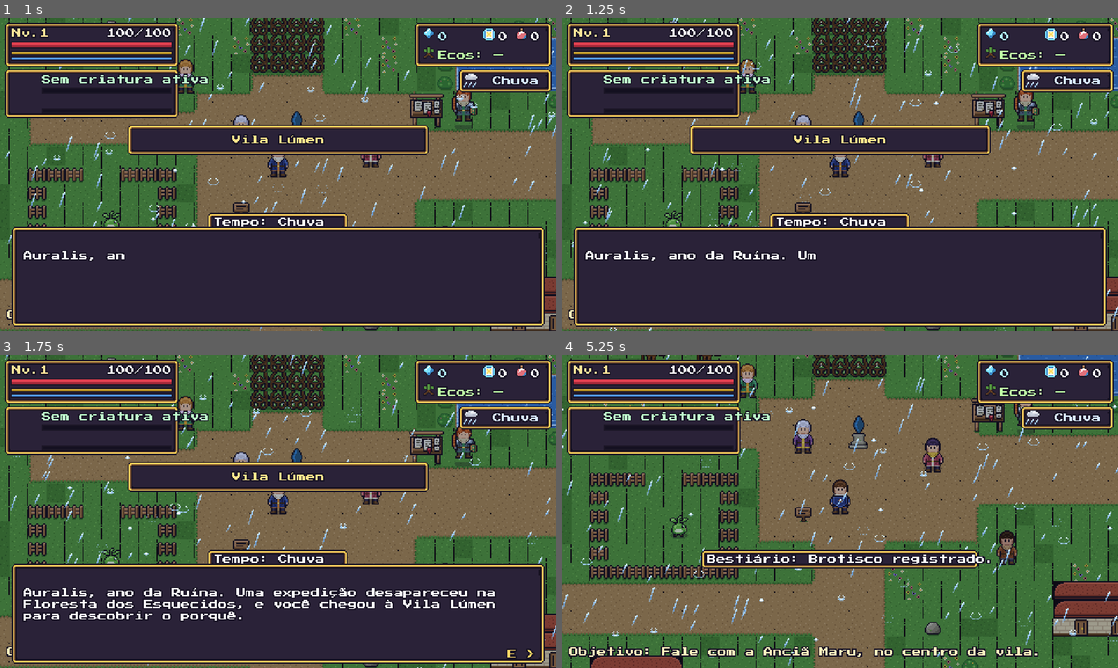
Above: before the commit, frames 1-4 (two rows, left to right).
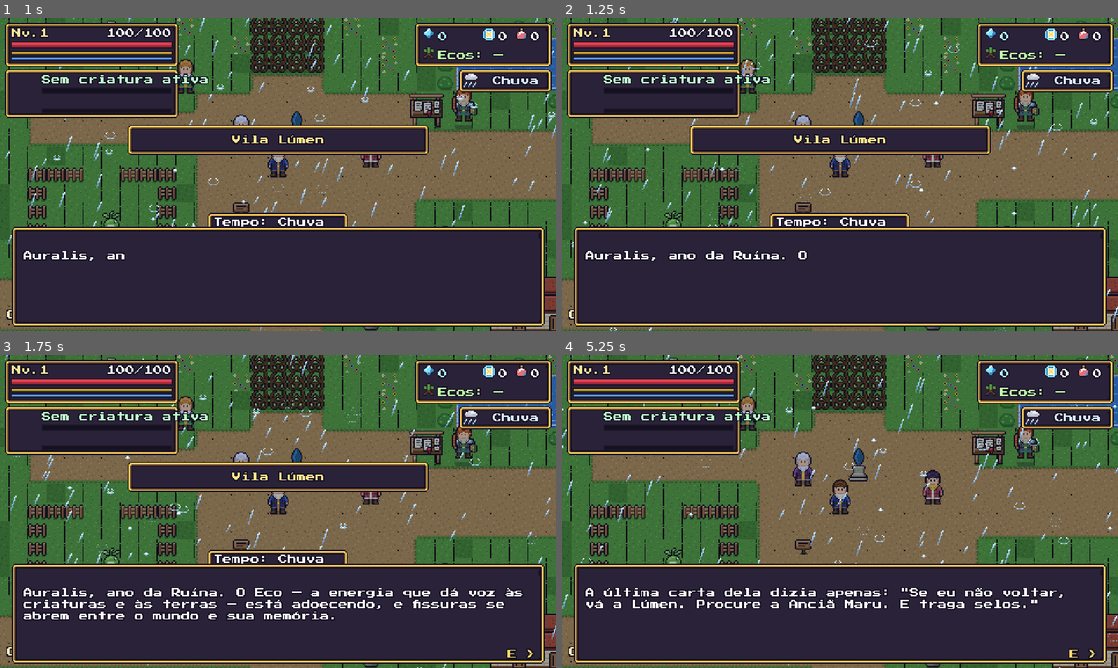
Above: after the commit, the same moments.

Repository: jaapa07/Claude
Game: Godot game, scene res://scenes/main.tscn
The game is run twice, just before and just after one commit, with the same random seed, the same clock (stepped at 60 frames per second) and the same inputs.
Inputs (mouse positions are in pixels of both pictures, inside the frame that each line leads up to):
- Up to frame 1 (1 s): tap Enter (ui_accept) at 0.5, 0.77 s; move the mouse to (400, 158) at 0.52 s; hold D (move_right) from 0.53 s (still down); hold K (guard) from 0.53 s (still down); click (400, 158) at 0.67 s
- Up to frame 2 (1.25 s): keep holding D (move_right); keep holding K (guard)
- Up to frame 3 (1.75 s): release D (move_right) at 1.25 s; release K (guard) at 1.25 s; drag from (166, 527) to (250, 574) at 1.27 s
- Up to frame 4 (5.25 s): move the mouse to (895, 442) at 2.02 s; hold D (move_right) 2.03-2.75 s; hold K (guard) 2.03-2.75 s; tap C (behavior) at 2.1 s; drag from (812, 574) to (673, 464) at 2.77 s; move the mouse to (1006, 558) at 3.52 s; hold A (move_left) 3.53-4.25 s; hold K (guard) 3.53-4.25 s; tap R (consumable) at 3.6 s; tap Enter (ui_accept) at 3.77 s; tap Escape (pause) at 4.15 s; drag from (673, 464) to (756, 433) at 4.27 s; move the mouse to (867, 511) at 5.02 s; hold S (move_down) from 5.03 s (still down); hold K (guard) from 5.03 s (still down); tap 1 (eco1) at 5.1 s; click (867, 511) at 5.17 s

Frame 1 is identical in both runs. In frame 2, less than 0.1% of the frame differs, in the area x 42-46%, y 74-78%; in frame 3, 1.5%; in frame 4, 52%, in the area x 0-100%, y 0-100%.

Commit message:
História: fio condutor da Mestra Ione, memórias dos guardiões, diário, falas e abertura reescritas, teste --historia
Co-Authored-By: Claude Opus 5.5 <noreply@anthropic.com>
Claude-Session: https://claude.ai/code/session_01SZRMGMxGYvxw7C5NivNDxm

Diff:
--- a/ecos_da_ruina/data/dialogs.json
+++ b/ecos_da_ruina/data/dialogs.json
@@ -19,15 +19,16 @@
   {
    "if": "ponte_minas",
    "lines": [
-    "Maru: A ponte de raízes nos devolveu o caminho... Os Ecos nos escolheram bem, Vinculador.",
-    "Maru: O capítulo da floresta termina aqui. As Minas da Brasa ainda estão por vir."
+    "Maru: A ponte de raízes nos devolveu o caminho. A Floresta respira, e o rastro de Ione segue para as Minas.",
+    "Maru: Quando encontrá-la, diga que o chá dela continua no caldeirão, esperando."
    ]
   },
   {
    "if": "cervo_morto",
    "lines": [
-    "Maru: As raízes recuaram! Você libertou a floresta do Cervo.",
-    "Maru: A família Corvelo voltou para casa. E o desfiladeiro ao norte está aberto — mas só a Raiz Viva constrói pontes sobre ele."
+    "Maru: As raízes recuaram... e a família Corvelo voltou para casa. Você libertou a floresta, criança.",
+    "Maru: A memória do Cervo mostrou o que eu temia: Ione ficou para trás para salvar os outros. Mas ela abriu caminho ao norte. Ela está viva.",
+    "Maru: O Desfiladeiro do Eco leva às Minas da Brasa. Só a Raiz Viva constrói pontes sobre a ravina — use o Eco que o Cervo te deixou."
    ]
   },
   {
@@ -47,10 +48,11 @@
   },
   {
    "lines": [
-    "Maru: Bem-vindo à Vila Lúmen, jovem Vinculador. Uma expedição sumiu na Floresta dos Esquecidos e raízes fecham os caminhos.",
-    "Maru: Os moradores ouvem as vozes dos desaparecidos à noite. Algo guarda o Santuário da Seiva.",
-    "Maru: Leve estes Selos de Vínculo. No campo de treino a oeste você aprende a lutar e a criar seu primeiro vínculo.",
-    "Maru: E mais: forme vínculo com as três criaturas da floresta — Brotisco, Lumipim e Cascalito. Elas evoluem e vão ajudar contra os guardiões."
+    "Maru: Então você é o aprendiz da Ione. Ela me escreveu que você viria — teimoso, ela disse, e de bom coração.",
+    "Maru: A expedição dela entrou na Floresta dos Esquecidos há três luas. Desde então as raízes fecham os caminhos e, à noite, ouvimos as vozes dos que sumiram.",
+    "Maru: Algo adoeceu o guardião do Santuário da Seiva. Se Ione está viva, o rastro dela começa lá.",
+    "Maru: Leve estes Selos de Vínculo. No campo de treino, a oeste, você aprende a lutar e a criar seu primeiro vínculo.",
+    "Maru: E forme vínculo com as três criaturas da floresta — Brotisco, Lumipim e Cascalito. Elas crescem com você e vão ajudar contra os guardiões."
    ],
    "set": [
     "falou_maru",
@@ -147,14 +149,15 @@
   },
   {
    "lines": [
-    "Pipo: Quando eu crescer vou ter um Lumipim só meu!"
+    "Pipo: A moça de capa azul me deu um Lumipim de pano antes de ir pro Santuário! Quando eu crescer, vou ter um de verdade."
    ]
   }
  ],
  "mae": [
   {
    "lines": [
-    "Dona Corvelo: Voltamos! Passamos meses presos entre as raízes, ouvindo vozes. Obrigada, de coração."
+    "Dona Corvelo: Voltamos! Passamos meses presos entre as raízes, ouvindo vozes.",
+    "Dona Corvelo: Uma moça de capa azul segurou as raízes para a gente fugir. Ela falava de você, sabia? 'Meu aprendiz vem buscar o resto.'"
    ]
   }
  ],
@@ -281,7 +284,8 @@
     "Doran: Um Vinculador! Desde que o Ferreiro Devorador acordou na Fundição, as forjas apagaram e o calor ruim tomou os túneis.",
     "Doran: Mineiros viraram sombras de si mesmos, jogando picaretas em quem passa. E os autômatos da Fundição voltaram a marchar.",
     "Doran: A Fundição fica ao norte. Vá pela Pedreira Oca (oeste) ou pelos Trilhos Fundidos (leste). Tome estes tônicos e selos.",
-    "Doran: A Mestra Ilda, na forja, melhora equipamentos. O Bento vende o que você precisar."
+    "Doran: A Mestra Ilda, na forja, melhora equipamentos. O Bento vende o que você precisar.",
+    "Doran: E tem outra coisa: os carrinhos de pedra-eco saem cheios para o sul e ninguém sabe quem paga. Se quiser respostas, comece pela Fundição."
    ],
    "set": [
     "falou_doran"
@@ -310,6 +314,7 @@
   {
    "lines": [
     "Ilda: Sou Ilda, mestra-forjadora. A grande forja está fria, mas a bigorna ainda canta.",
+    "Ilda: Uma vinculadora de capa azul passou por aqui faz umas luas. Perguntou de onde vinha o metal das correntes escuras... e eu não soube responder.",
     "Ilda: Traga minério de cobre, brasa viva e lingotes, e pague o carvão em fragmentos: melhoro sua arma, proteção e amuleto até +2.",
     "Ilda: Quando o Devorador cair e a grande forja acender, chego ao +3."
    ],
@@ -660,8 +665,10 @@
   {
    "lines": [
     "Um livro gasto se destaca na estante: Livro dos Guardiões.",
-    "\"Cinco guardiões mantinham o Eco em equilíbrio. Quando a Catedral tentou guardá-lo, eles adoeceram.\"",
-    "\"Cada guardião caído devolve à terra um Eco. Quem o carrega pode mudar o mundo — para o bem ou para o mal.\""
+    "\"Cinco guardiões mantinham o Eco em equilíbrio: Floresta, Minas, Pântano, Fortaleza e Catedral.\"",
+    "\"Quando o primeiro Arquivista tentou guardar todo o Eco na Catedral do Vazio, para que nada se perdesse, os guardiões adoeceram.\"",
+    "\"Cada guardião libertado devolve à terra um Eco. Quem o carrega pode mudar o mundo — para o bem ou para o mal.\"",
+    "Na margem, a letra de Ione: \"Quem é o Arquivista? Por que ninguém lembra o nome dele?\""
    ],
    "give": {
     "livro_guardioes": 1
@@ -724,6 +731,7 @@
    "unless": "saqueadores_ok",
    "lines": [
     "Bruna: Sou a Bruna, escudeira da vila. Domadores andam roubando selos no Bosque.",
+    "Bruna: Eles vendem as criaturas para gente de manto branco, com um olho fechado bordado. Ninguém sabe para onde levam.",
     "Bruna: Sozinho você não segura dois domadores com feras. Em dupla, sim.",
     "Bruna: Os contratos ficam no quadro ao lado. Aceite e eu vou junto."
    ],
@@ -779,7 +787,8 @@
     "Ilse: Um Vinculador... atravessou a ponte espiritual? Então o Olhar Velado é real.",
     "Ilse: Sou Ilse, capitã do que restou da guarnição. No dia do eclipse, o nosso comandante tirou o próprio rosto e virou o Cavaleiro Sem Rosto.",
     "Ilse: Os meus soldados foram arrastados para as sombras da Torre das Duas Sombras. Só sobraram as famílias, aqui no Refúgio.",
-    "Ilse: Leve estes tônicos. Liberte a torre e a estrada para a Catedral se abre."
+    "Ilse: Leve estes tônicos. Liberte a torre e a estrada para a Catedral se abre.",
+    "Ilse: Antes do eclipse fechar a ponte, uma vinculadora de capa azul cruzou por aqui rumo à Catedral. Disse que voltaria. Não voltou."
    ],
    "set": [
     "falou_ilse"
@@ -1053,7 +1062,8 @@
  "placa_catedral": [
   {
    "lines": [
-    "O selo externo da Catedral do Vazio pulsa, frio. O caminho continua... (Região 5 — Catedral do Vazio — em desenvolvimento.)"
+    "O selo externo da Catedral do Vazio pulsa, frio. Riscado na pedra, o sinal de mão do seu treino com Ione.",
+    "Ela passou por aqui. O caminho continua... (Região 5 — Catedral do Vazio — em desenvolvimento.)"
    ],
    "set": [
     "viu_selo_catedral"
--- a/ecos_da_ruina/data/items.json
+++ b/ecos_da_ruina/data/items.json
@@ -481,5 +481,41 @@
   "icone": 7,
   "folha": "icons_fortaleza",
   "desc": "Técnica do Rito do Eclipse: tecido de sombra que reduz 18% do dano recebido."
+ },
+ "pagina_ione_1": {
+  "nome": "Diário de Ione — Página 1",
+  "tipo": "historia",
+  "icone": 6,
+  "desc": "\"Dia 9 na Floresta. Os guardiões estão doentes, e não é doença da terra: há correntes de metal escuro presas aos santuários. Alguém está drenando o Eco. Se você estiver lendo isto, aprendiz: confie nas criaturas antes de confiar em mim.\""
+ },
+ "pagina_ione_2": {
+  "nome": "Diário de Ione — Página 2",
+  "tipo": "historia",
+  "icone": 6,
+  "desc": "\"Perdi a expedição nas raízes. Os Corvelo escaparam, os outros... não sei. Abri uma fenda com o diapasão e vou ao norte, às Minas. O metal das correntes vem de lá. Não me siga. (Eu sei que você vai seguir.)\""
+ },
+ "pagina_ione_3": {
+  "nome": "Diário de Ione — Página 3",
+  "tipo": "historia",
+  "icone": 6,
+  "desc": "\"A pedra-eco sai da Fundição em carrinhos e segue para o sul, para os pântanos, e de lá para a Catedral. Marco os vagões com giz. Os mineiros acham que trabalham para a Forja; trabalham para a Ordem do Vazio.\""
+ },
+ "pagina_ione_4": {
+  "nome": "Diário de Ione — Página 4",
+  "tipo": "historia",
+  "icone": 6,
+  "desc": "\"O Ferreiro forjou as correntes sem saber. Agora uma delas o devora. Quebrei um elo: o metal-eco canta quando está perto de outro igual. Vou usá-lo como bússola até a Catedral. A Bruxa do Pântano foi a próxima a ser presa.\""
+ },
+ "pagina_ione_6": {
+  "nome": "Diário de Ione — Última página",
+  "tipo": "historia",
+  "icone": 6,
+  "desc": "\"O Rei dos Ecos é Ivar, o primeiro Arquivista. Ele guardou o Eco de Auralis dentro de si para que nada se perdesse — e perdeu a si mesmo. As correntes não são para poder: são para lembrar, roubando a memória dos guardiões. Vou entrar. Se eu falhar, aprendiz, devolva a ele uma memória que seja dele.\""
+ },
+ "carta_arquivista": {
+  "nome": "Carta do Arquivista",
+  "tipo": "historia",
+  "icone": 6,
+  "desc": "Lacrada com o olho fechado da Ordem do Vazio: \"Vesna — cada fera vinculada carrega uma voz. Traga-as à Estrada Final. O Rei precisa de vozes para lembrar o próprio nome. — O Arquivista\""
  }
 }
--- /dev/null
+++ b/ecos_da_ruina/data/story.json
@@ -0,0 +1,66 @@
+{
+ "_doc": "Fio condutor da campanha. 'memorias': ao marcar a flag (chefe derrotado), uma visão do passado aparece e uma página vai para o Diário. Ver docs/HISTORIA.md.",
+ "memorias": {
+  "lenhador_morto": {
+   "titulo": "Memória do Lenhador Oco",
+   "item": "pagina_ione_1",
+   "linhas": [
+    "Memória do Eco: o Lenhador era um homem que cuidava das árvores velhas do Santuário. Cortava só o que já estava morto.",
+    "Memória do Eco: um dia vieram pessoas de manto branco, com a insígnia de um olho fechado. Pediram madeira viva, cheia de Eco, para a Catedral do Vazio.",
+    "Memória do Eco: ele recusou. Os mantos brancos deixaram uma corrente de metal escuro presa ao tronco do santuário... e o Eco da mata começou a apodrecer.",
+    "Entre as cascas que caem do Lenhador, uma folha dobrada com uma letra que você conhece: a da Mestra Ione."
+   ]
+  },
+  "cervo_morto": {
+   "titulo": "Memória do Cervo de Ossos",
+   "item": "pagina_ione_2",
+   "linhas": [
+    "Memória do Eco: o Cervo era o guardião da Floresta. Por séculos, sua galhada guardou a seiva que alimenta todas as raízes.",
+    "Memória do Eco: a corrente escura chegou até ele. A seiva parou, as raízes enlouqueceram e engoliram a expedição que entrava no Santuário.",
+    "Memória do Eco: uma mulher de capa azul ficou para trás para segurar as raízes enquanto os Corvelo fugiam. Era Ione. Com um diapasão de Eco, ela abriu uma fenda ao norte e desapareceu nela.",
+    "Memória do Eco: antes de sumir, ela gravou a mão na casca do Cervo — o sinal que vocês usavam no treino. Ela sabia que você viria.",
+    "A galhada se desfaz em luz. No lugar dela, outra página do diário de Ione."
+   ]
+  },
+  "vigia_morto": {
+   "titulo": "Memória do Vigia de Escória",
+   "item": "pagina_ione_3",
+   "linhas": [
+    "Memória do Eco: o Vigia guardava a entrada da Fundição. Viu carrinhos de minério saírem cheios de pedra-eco rumo ao sul... e voltarem vazios.",
+    "Memória do Eco: uma vinculadora de capa azul passou escondida entre os carrinhos. Ela marcava os vagões com giz: um olho fechado riscado.",
+    "Presa na couraça, uma página de diário, chamuscada nas bordas."
+   ]
+  },
+  "ferreiro_morto": {
+   "titulo": "Memória do Ferreiro Devorador",
+   "item": "pagina_ione_4",
+   "linhas": [
+    "Memória do Eco: o guardião das Minas era o primeiro ferreiro, que ensinou o fogo a ser paciente. A Ordem do Vazio o contratou para forjar correntes.",
+    "Memória do Eco: correntes de metal-eco, capazes de prender um guardião e drenar sua força até a Catedral. Ele forjou a primeira sem saber para quê.",
+    "Memória do Eco: quando entendeu, tentou destruí-las. A Ordem o prendeu com a própria corrente, e a fome dela virou a dele.",
+    "Memória do Eco: Ione chegou tarde para salvá-lo, mas quebrou um elo. Com o metal na mão, seguiu para o Pântano: 'a Bruxa ainda pode ser salva', disse.",
+    "Das brasas que esfriam, uma página do diário e um elo de corrente partido."
+   ]
+  },
+  "vesna_ok": {
+   "titulo": "Carta encontrada com Vesna",
+   "item": "carta_arquivista",
+   "linhas": [
+    "Vesna: Vocês acham que salvam as feras? A Catedral paga em ouro por cada criatura vinculada. Vozes, eles dizem. O Rei precisa de vozes.",
+    "Vesna: Eu só... queria que as minhas não fossem levadas. Ficam fortes ao meu lado, ou somem nas correntes deles.",
+    "Ela foge pelo desfiladeiro e deixa cair uma carta lacrada com o olho fechado da Ordem do Vazio."
+   ]
+  },
+  "cavaleiro_morto": {
+   "titulo": "Memória do Cavaleiro Sem Rosto",
+   "item": "pagina_ione_6",
+   "linhas": [
+    "Memória do Eco: antes do eclipse, ele era Aldren, capitão da guarda da Catedral. Seu rosto ficou preso no espelho do portão quando o Eco foi armazenado.",
+    "Memória do Eco: anos depois, uma vinculadora atravessou a ponte espiritual. Aldren a deixou passar — o último ato da vontade que ainda tinha.",
+    "Memória do Eco: 'O Rei dos Ecos não é um rei', ela disse. 'É o primeiro Arquivista, que guardou o Eco dentro de si e esqueceu quem era. Ele não quer o poder. Quer lembrar.'",
+    "Memória do Eco: Ione entrou na Catedral. O portão se fechou atrás dela.",
+    "O escudo do Cavaleiro se parte; dentro, a última página do diário, ainda quente."
+   ]
+  }
+ }
+}
--- a/ecos_da_ruina/scripts/data.gd
+++ b/ecos_da_ruina/scripts/data.gd
@@ -13,6 +13,7 @@
 var forge := {}
 var allies := {}
 var contracts := {}
+var story := {}
 var maps := {}
 var errors: Array = []
 
@@ -42,6 +43,7 @@
 	recipes = _read("res://data/recipes.json")
 	allies = _read("res://data/allies.json")
 	contracts = _read("res://data/contracts.json")
+	story = _read("res://data/story.json")
 	dialogs = _read("res://data/dialogs.json")
 	forge = _read("res://data/forge.json")
 	maps.clear()
--- a/ecos_da_ruina/scripts/main.gd
+++ b/ecos_da_ruina/scripts/main.gd
@@ -72,7 +72,9 @@
 	begin_world()
 	world.load_map("vila_lumen", "default")
 	world.player.set_busy(true)
-	ui.dialog(["Auralis, ano da Ruína. Uma expedição desapareceu na Floresta dos Esquecidos, e você chegou à Vila Lúmen para descobrir o porquê.",
+	ui.dialog(["Auralis, ano da Ruína. O Eco — a energia que dá voz às criaturas e às terras — está adoecendo, e fissuras se abrem entre o mundo e sua memória.",
+		"Três luas atrás, sua mentora, a Mestra Ione, partiu com uma expedição para a Floresta dos Esquecidos. Nenhum deles voltou.",
+		"A última carta dela dizia apenas: \"Se eu não voltar, vá a Lúmen. Procure a Anciã Maru. E traga selos.\"",
 		"A Anciã Maru, no centro da vila, espera por você. (Ande com {andar}; fale com {interagir}.)"], func():
 		world.player.set_busy(false))
 
--- a/ecos_da_ruina/scripts/ui.gd
+++ b/ecos_da_ruina/scripts/ui.gd
@@ -649,10 +649,28 @@
 	var s := _push("Diário", [], "")
 	var lines := Game.diary_lines()
 	var items: Array = []
+	items.append(_hdr("Missões"))
 	for l in lines:
 		items.append(_it(l, Callable(), "\n".join(lines)))
+	# o fio da história: memórias dos guardiões e as páginas da Mestra Ione
+	var mems: Array = []
+	for f in Data.story.get("memorias", {}):
+		if Game.has_flag("mem_" + f):
+			var m: Dictionary = Data.story["memorias"][f]
+			var txt: String = "\n\n".join(m["linhas"])
+			var it: String = str(m.get("item", ""))
+			if it != "" and Data.items.has(it):
+				txt += "\n\n— " + Data.items[it]["nome"] + " —\n" + Data.items[it]["desc"]
+			var row := _it(m["titulo"], Callable(), txt)
+			row["col"] = Color(0.85, 0.8, 1.0)
+			mems.append(row)
+	items.append(_hdr("Memórias e Diário de Ione"))
+	if mems.is_empty():
+		items.append(_it("(nenhuma ainda)", Callable(), "Cada guardião que cai mostra uma memória do passado e o rastro da Mestra Ione, sua mentora desaparecida."))
+	else:
+		items.append_array(mems)
 	items.append(_it("Voltar", func(): s.close(), "\n".join(lines)))
-	s.setup("Diário de missões", items, "\n".join(lines))
+	s.setup("Diário", items, "\n".join(lines))
 	s.list_w = 250.0
 
 func open_map() -> void:
--- a/ecos_da_ruina/scripts/world.gd
+++ b/ecos_da_ruina/scripts/world.gd
@@ -621,6 +621,8 @@
 				_spawn_def(i, player.global_position)
 
 func _on_flag_changed(name: String, _v: bool) -> void:
+	if _v and Data.story.get("memorias", {}).has(name) and not Game.has_flag("mem_" + name):
+		_memory_queue.append(name)
 	if map.is_empty():
 		return
 	refresh_tiles()
@@ -730,6 +732,10 @@
 	if boss_node != null:
 		ui.boss_bar(boss_node)
 		Audio.set_mood("chefe", true, "chefao")
+		if not test_mode:
+			player.set_busy(true)
+			ui.dialog(["Vesna: O aprendiz da vinculadora de capa azul. Ela também tentou me convencer a largar o chicote.",
+				"Vesna: Minhas feras não vão para as correntes da Catedral. Se para isso eu tiver de te derrubar... que seja."], func(): player.set_busy(false))
 
 ## Um domador do contrato caiu: as feras dele ficam livres (e podem ser capturadas); se não sobrou nenhum, o contrato termina.
 func contract_enemy_down(e: Node) -> void:
@@ -848,6 +854,7 @@
 func _physics_process(delta: float) -> void:
 	if map.is_empty() or get_tree().paused:
 		return
+	_memory_tick(delta)
 	arrival_t = max(0.0, arrival_t - delta)
 	combat_t = max(0.0, combat_t - delta)
 	Game.swap_cd = max(0.0, Game.swap_cd - delta)
@@ -1374,7 +1381,7 @@
 	Game.set_flag("voltou_vila")
 	await get_tree().create_timer(0.8).timeout
 	player.set_busy(true)
-	ui.dialog(["As raízes recuaram da vila e as flores abriram por toda parte.", "A família Corvelo voltou para casa, e a passagem ao norte, para o Desfiladeiro do Eco, está aberta.",
+	ui.dialog(["As raízes recuaram da vila e as flores abriram por toda parte. Pela primeira vez em três luas, ninguém ouviu vozes à noite.", "A família Corvelo voltou para casa. Pipo corre para mostrar a todos o que você fez — e a passagem ao norte, para o Desfiladeiro do Eco, está aberta.",
 		"Só a Raiz Viva pode construir uma ponte sobre a ravina: vá até lá e aperte E no suporte marcado."], func():
 		player.set_busy(false)
 		autosave())
@@ -1398,7 +1405,8 @@
 	Game.set_flag("voltou_forja")
 	await get_tree().create_timer(0.8).timeout
 	player.set_busy(true)
-	ui.dialog(["O calor bom voltou às pedras: as forjas da Forja de Cobre se acenderam outra vez.",
+	ui.dialog(["O calor bom voltou às pedras: as forjas da Forja de Cobre se acenderam outra vez. Os mineiros cantam enquanto trabalham.",
+		"No bolso, o elo partido da corrente de Ione vibra fraquinho, apontando para o sul — para os pântanos.",
 		"A família Ruivo, presa na Fundição, está de volta, e o vapor da grande forja moveu o elevador da praça leste.",
 		"Com a Ruptura Ígnea você pode quebrar rochas fissuradas — há uma no muro leste da vila — e o Rito da Forja guarda uma prova avançada."], func():
 		player.set_busy(false)
@@ -1674,3 +1682,47 @@
 	ui.dialog(a.def.get("lines", ["O rito está completo."]), func():
 		player.set_busy(false)
 		autosave())
+
+
+# =============================================================== MEMÓRIAS DOS GUARDIÕES (fio da história)
+## Quando um guardião cai, uma visão do passado conta um pedaço da história e entrega uma página do Diário.
+var _memory_queue: Array = []
+var _memory_wait := 0.0
+
+func _memory_tick(delta: float) -> void:
+	if _memory_queue.is_empty():
+		_memory_wait = 0.0
+		return
+	if test_mode and not memory_in_tests:
+		for f in _memory_queue:
+			_memory_reward(f)
+		_memory_queue.clear()
+		return
+	if ui.is_modal() or ui.has_screen() or transition_busy or in_combat() or player.state == Player.S.DEAD or active_boss != null:
+		_memory_wait = 0.0
+		return
+	_memory_wait += delta
+	if _memory_wait < 1.6:
+		return
+	var f: String = _memory_queue.pop_front()
+	_memory_wait = 0.0
+	if Game.has_flag("mem_" + f):
+		return
+	var m: Dictionary = Data.story["memorias"][f]
+	Audio.mood_for("memoria", 25.0)
+	player.set_busy(true)
+	ui.banner(m["titulo"])
+	ui.dialog(m["linhas"], func():
+		player.set_busy(false)
+		_memory_reward(f))
+
+var memory_in_tests := false
+
+func _memory_reward(f: String) -> void:
+	if Game.has_flag("mem_" + f):
+		return
+	Game.set_flag("mem_" + f)
+	var it: String = str(Data.story["memorias"][f].get("item", ""))
+	if it != "" and Data.items.has(it):
+		Game.give_item(it, 1)
+		say("Diário: %s" % Data.items[it]["nome"])
--- a/ecos_da_ruina/tests/e2e_bot.gd
+++ b/ecos_da_ruina/tests/e2e_bot.gd
@@ -37,7 +37,9 @@
 	if not "--clima" in args:
 		Game.weather_lock = "sol"
 		Game.weather_neutral = true
-	if "--clima" in args:
+	if "--historia" in args:
+		await run_historia()
+	elif "--clima" in args:
 		await run_clima()
 	elif "--regiao4" in args:
 		await run_regiao4()
@@ -4007,3 +4009,58 @@
 	await r4_pos()
 	await r4_revisitas()
 	await r4_save_load()
+
+
+# ================================================================ HISTÓRIA (fio condutor: Mestra Ione e memórias)
+func run_historia() -> void:
+	SaveSys.delete_slot(5)
+	main.start_new_game(5)
+	await frames(5)
+	var intro: String = " ".join(main.ui.hud.dlg_lines)
+	check("Abertura apresenta a Mestra Ione e o motivo da viagem", "Ione" in intro and "Maru" in intro)
+	await advance_dialogs()
+	await talk("anciao")
+	check("Maru conhece o herói como aprendiz de Ione", Game.has_flag("falou_maru"))
+	var flags_ok := true
+	var bosses := {}
+	for f in Data.maps:
+		for e in Data.maps[f]["entities"]:
+			if e.has("flag_done"):
+				bosses[e["flag_done"]] = true
+	for mf in Data.story["memorias"]:
+		var it: String = str(Data.story["memorias"][mf].get("item", ""))
+		if not Data.items.has(it):
+			flags_ok = false
+		if not (bosses.has(mf) or Data.contracts.has(mf.trim_suffix("_ok"))):
+			flags_ok = false
+	check("Cada memória aponta para um chefe/contrato real e uma página existente", flags_ok)
+	W.memory_in_tests = true
+	Game.set_flag("lenhador_morto")
+	await secs(2.5)
+	check("Guardião caído mostra a memória do passado", main.ui.hud.dlg_active and "Lenhador" in " ".join(main.ui.hud.dlg_lines))
+	await advance_dialogs()
+	await frames(5)
+	check("Memória entrega a página do Diário de Ione", Game.item_count("pagina_ione_1") == 1 and Game.has_flag("mem_lenhador_morto"))
+	Game.set_flag("lenhador_morto", false)
+	Game.set_flag("lenhador_morto")
+	await secs(2.5)
+	check("A mesma memória não se repete", not main.ui.hud.dlg_active)
+	main.ui.open_pause()
+	main.ui.open_diary()
+	await frames(3)
+	var has_row := false
+	for it in main.ui._top().items:
+		if str(it.get("t", "")) == "Memória do Lenhador Oco":
+			has_row = true
+	check("Diário lista as memórias para reler a história", has_row)
+	await close_menus()
+	Game.set_flag("cervo_morto")
+	await secs(2.5)
+	await advance_dialogs()
+	await frames(5)
+	check("Memória do Cervo revela o rastro de Ione (página 2)", Game.item_count("pagina_ione_2") == 1)
+	W.save_now(5)
+	SaveSys.load_game(5)
+	await frames(5)
+	check("Save mantém páginas e memórias", Game.has_flag("mem_cervo_morto") and Game.item_count("pagina_ione_2") == 1)
+	W.memory_in_tests = false
Not shown, added: ecos_da_ruina/docs/HISTORIA.md
